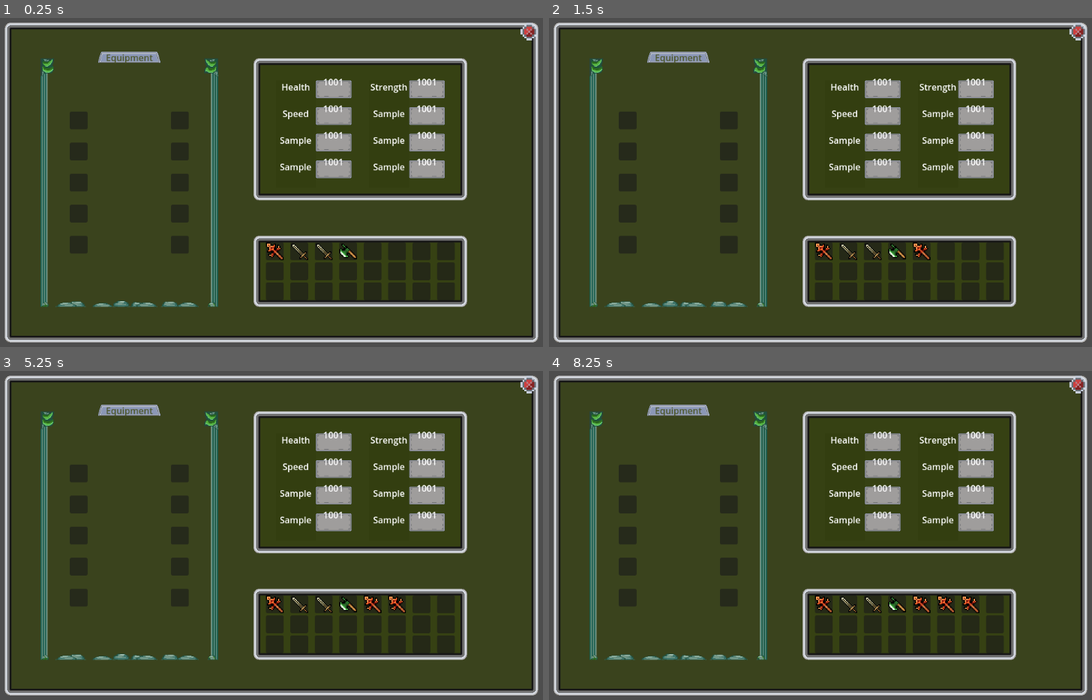
Above: before the commit, frames 1-4 (two rows, left to right).
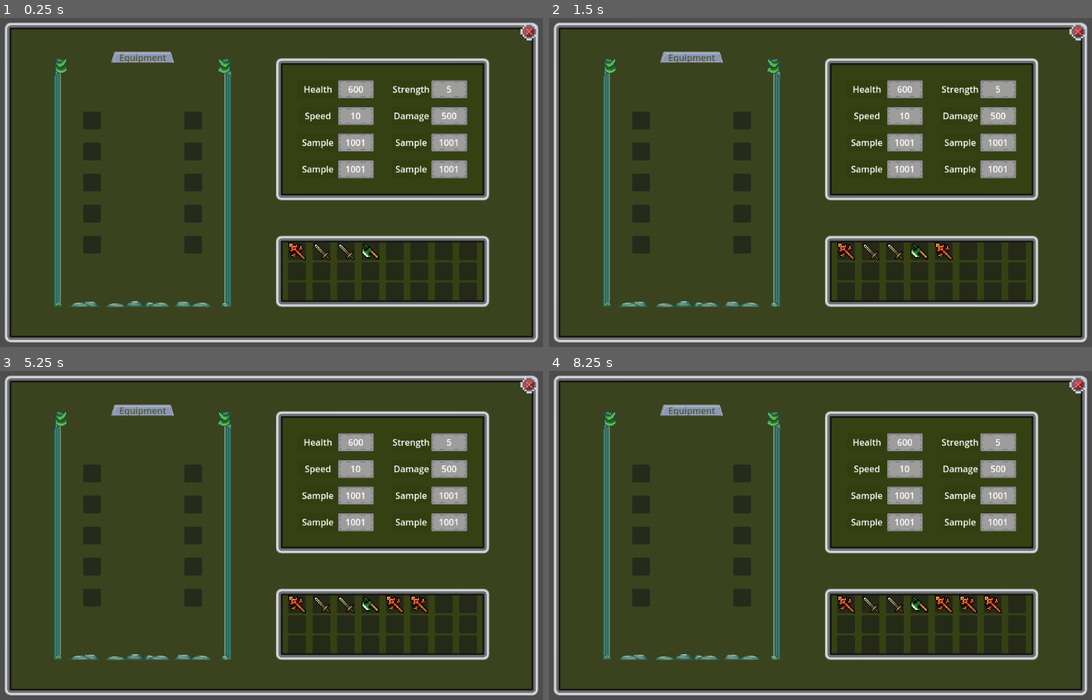
Above: after the commit, the same moments.

Repository: JosiahKey/redux
Game: Godot game, scene res://gui_v0.1/GUI.tscn
Same seed, same stepped clock (60 frames per second), same inputs: the game is played once before the commit and once after it. This scene is started directly instead of the project's main scene.
Inputs:
- Up to frame 1 (0.25 s): no input
- Up to frame 2 (1.5 s): tap Enter (ui_accept) at 0.5, 0.77, 1.25 s; hold Right (ui_right) 0.53-1.28 s; hold Down (ui_down) from 1.28 s (still down)
- Up to frame 3 (5.25 s): tap Enter (ui_accept) at 1.52, 2, 2.75, 3.02, 3.5, 3.77, 4.25, 4.52 s; release Down (ui_down) at 2.03 s; hold Right (ui_right) 2.03-2.78 s; hold Up (ui_up) 2.78-3.53 s; hold Left (ui_left) 3.53-5.03 s; hold Down (ui_down) from 5.03 s (still down)
- Up to frame 4 (8.25 s): release Down (ui_down) at 5.78 s; hold Right (ui_right) 5.78-6.53 s; tap Enter (ui_accept) at 6.02, 6.77, 7.52 s; hold Up (ui_up) 6.53-7.28 s; hold Right (ui_right) 7.28-8.03 s; hold Down (ui_down) from 8.03 s (still down)

The runs differ from the first frame. In frame 1, 16% of the frame differs, in the area x 7-91%, y 10-88%; in frame 2, 16%; in frame 3, 16%; in frame 4, 16%.
Error before the commit: Invalid call. Nonexistent function 'get_stat_labels' in base 'Nil'. (res://gui_v0.1/Scripts/stat_manager.gd:15)

Commit message:
stat_manager.gd
established relationships between ui elements and character sheet stats

Diff:
--- a/random_tree_thing/Scenes/Room.gd
+++ b/generated_tree_map/Scenes/Room.gd
@@ -5,8 +5,8 @@
 var lateral = 0
 var coord: Vector2 = Vector2(0,0)
 var global_coord: Vector2
-var texture_norm = load("res://random_tree_thing/Tilesets/img_src/room_open.png")
-var texture_dis = load("res://random_tree_thing/Tilesets/img_src/room_closed.png")
+var texture_norm = load("res://generated_tree_map/Tilesets/img_src/room_open.png")
+var texture_dis = load("res://generated_tree_map/Tilesets/img_src/room_closed.png")
 var world_data: PackedScene
 var connections: Array[Vector2] = []
 var is_accessable: bool = false
@@ -14,7 +14,7 @@
 
 func random_map() -> PackedScene:
 	#randi_range()
-	return load("res://random_tree_thing/Scenes/debug_level.tscn")
+	return load("res://generated_tree_map/Scenes/debug_level.tscn")
 
 func _init(rm: Vector2) -> void:
 	self.disabled = true
--- a/random_tree_thing/Scenes/brute_force/mazemap.tscn
+++ b/generated_tree_map/Scenes/brute_force/mazemap.tscn
@@ -1,9 +1,9 @@
 [gd_scene load_steps=5 format=3 uid="uid://di54anvkf0anp"]
 
-[ext_resource type="Script" path="res://random_tree_thing/Scenes/brute_force/mazemap.gd" id="1_d35cy"]
-[ext_resource type="Texture2D" uid="uid://wffgbcniae5l" path="res://random_tree_thing/Tilesets/img_src/skyrock2.0.png" id="2_eaql8"]
-[ext_resource type="PackedScene" uid="uid://bkj8g6loljknq" path="res://random_tree_thing/Scenes/player/player.tscn" id="3_afm53"]
-[ext_resource type="TileSet" uid="uid://cn8c3261w5dmc" path="res://random_tree_thing/Tilesets/hills.tres" id="3_w4ygn"]
+[ext_resource type="Script" uid="uid://cyumvqga5l8fx" path="res://generated_tree_map/Scenes/brute_force/mazemap.gd" id="1_d35cy"]
+[ext_resource type="Texture2D" uid="uid://wffgbcniae5l" path="res://generated_tree_map/Tilesets/img_src/skyrock2.0.png" id="2_eaql8"]
+[ext_resource type="PackedScene" uid="uid://bkj8g6loljknq" path="res://generated_tree_map/Scenes/player/player.tscn" id="3_afm53"]
+[ext_resource type="TileSet" uid="uid://cn8c3261w5dmc" path="res://generated_tree_map/Tilesets/hills.tres" id="3_w4ygn"]
 
 [node name="Mazemap" type="Node2D"]
 script = ExtResource("1_d35cy")
--- a/random_tree_thing/Scenes/debug_level.tscn
+++ b/generated_tree_map/Scenes/debug_level.tscn
@@ -1,6 +1,6 @@
 [gd_scene load_steps=3 format=4 uid="uid://cij40x2eyrpcs"]
 
-[ext_resource type="TileSet" uid="uid://bdwmy06vfa7ex" path="res://random_tree_thing/Tilesets/Generic_Tile_Set.tres" id="1_138g1"]
+[ext_resource type="TileSet" uid="uid://bdwmy06vfa7ex" path="res://generated_tree_map/Tilesets/Generic_Tile_Set.tres" id="1_138g1"]
 [ext_resource type="PackedScene" uid="uid://bw8buyqe8v4p7" path="res://player_map_move_anima_colis/Scenes/player.tscn" id="2_03gro"]
 
 [node name="debug_level" type="Node2D"]
--- a/random_tree_thing/Scenes/room_map.gd
+++ b/generated_tree_map/Scenes/room_map.gd
@@ -5,7 +5,7 @@
 
 @onready var master_ref = $master_layout
 @onready var world_ref = $World
-@onready var tier_scene = preload("res://random_tree_thing/Scenes/tiers.tscn")
+@onready var tier_scene = preload("res://generated_tree_map/Scenes/tiers.tscn")
 var test_layout: Array[Vector2] = [
 	Vector2(0,0),
 	Vector2(1,0),Vector2(1,1),Vector2(1,2),
--- a/random_tree_thing/Scenes/room_map.tscn
+++ b/generated_tree_map/Scenes/room_map.tscn
@@ -1,6 +1,6 @@
 [gd_scene load_steps=2 format=3 uid="uid://cm6b7y0lxjtx3"]
 
-[ext_resource type="Script" path="res://random_tree_thing/Scenes/room_map.gd" id="1_g6y5g"]
+[ext_resource type="Script" uid="uid://dgflagcluj45o" path="res://generated_tree_map/Scenes/room_map.gd" id="1_g6y5g"]
 
 [node name="room_map" type="Node2D"]
 script = ExtResource("1_g6y5g")
--- a/random_tree_thing/Tilesets/paint_test_tiles.tres
+++ b/generated_tree_map/Tilesets/paint_test_tiles.tres
@@ -1,6 +1,6 @@
 [gd_resource type="TileSet" load_steps=3 format=3 uid="uid://bpu31ngn6scap"]
 
-[ext_resource type="Texture2D" uid="uid://oikf753msjfr" path="res://random_tree_thing/Tilesets/img_src/paint_test.png" id="1_yunqp"]
+[ext_resource type="Texture2D" uid="uid://oikf753msjfr" path="res://generated_tree_map/Tilesets/img_src/paint_test.png" id="1_yunqp"]
 
 [sub_resource type="TileSetAtlasSource" id="TileSetAtlasSource_810hy"]
 texture = ExtResource("1_yunqp")
--- a/gui_v0.1/GUI.tscn
+++ b/gui_v0.1/GUI.tscn
@@ -1,29 +1,37 @@
-[gd_scene load_steps=13 format=3 uid="uid://b5oqm5bsmnub4"]
-
-[ext_resource type="Script" path="res://gui_v0.1/Scripts/gui.gd" id="1_gacmr"]
+[gd_scene load_steps=17 format=3 uid="uid://b5oqm5bsmnub4"]
+
+[ext_resource type="Script" uid="uid://bpffm7gyjmf8a" path="res://gui_v0.1/Scripts/gui.gd" id="1_gacmr"]
+[ext_resource type="Script" uid="uid://njs0puwc56tu" path="res://gui_v0.1/Scripts/stat_manager.gd" id="2_etcvt"]
 [ext_resource type="Texture2D" uid="uid://bv2dkupvewovd" path="res://gui_v0.1/Assets/main_panel_2.png" id="4_lhedw"]
 [ext_resource type="Texture2D" uid="uid://oq3aek8koij2" path="res://gui_v0.1/Assets/x_normal.png" id="5_3bdr1"]
 [ext_resource type="Texture2D" uid="uid://bq0q3847gwgd4" path="res://gui_v0.1/Assets/x_pressed.png" id="6_nawqr"]
 [ext_resource type="Texture2D" uid="uid://c2dacj33vfcyo" path="res://gui_v0.1/Assets/x_hover.png" id="7_ioo3w"]
 [ext_resource type="Texture2D" uid="uid://naqv6e3xpnt1" path="res://gui_v0.1/Assets/x_disabled.png" id="8_3c0ky"]
-[ext_resource type="PackedScene" uid="uid://1nyyqt37d4i0" path="res://gui_v0.1/scenes/equip_panel.tscn" id="9_2wia0"]
+[ext_resource type="Texture2D" uid="uid://cgcb4la00i86i" path="res://gui_v0.1/Assets/equipment_panel_wow.png" id="8_vimaw"]
 [ext_resource type="PackedScene" uid="uid://d4fs67c6gbivw" path="res://gui_v0.1/scenes/Inventory_Panel.tscn" id="9_3xo2u"]
+[ext_resource type="Script" uid="uid://cshxdi1qw1ouq" path="res://gui_v0.1/Scripts/equip_panel.gd" id="9_nf6yx"]
 [ext_resource type="Resource" uid="uid://btu1jbnpa1d" path="res://gui_v0.1/Resources/spear.tres" id="10_jfh37"]
+[ext_resource type="Texture2D" uid="uid://ckemv8mgsbvjc" path="res://gui_v0.1/Assets/title.png" id="10_lfyeo"]
 [ext_resource type="PackedScene" uid="uid://7fcicef1nrb" path="res://gui_v0.1/scenes/stat_panel.tscn" id="10_m1ijt"]
+[ext_resource type="Script" uid="uid://vndj5h8b170a" path="res://gui_v0.1/Scripts/InventorySlot.gd" id="11_motxs"]
 [ext_resource type="Resource" uid="uid://cpcvf6xjhd3w" path="res://gui_v0.1/Resources/sword.tres" id="11_rsy16"]
 [ext_resource type="Resource" uid="uid://ctrxo02wphghg" path="res://gui_v0.1/Resources/axe.tres" id="12_ry7mw"]
 
 [node name="GUI" type="CanvasLayer"]
 script = ExtResource("1_gacmr")
 
-[node name="MenuRect" type="NinePatchRect" parent="."]
+[node name="Stat_Manager" type="Node2D" parent="."]
+script = ExtResource("2_etcvt")
+
+[node name="MenuRect" type="NinePatchRect" parent="Stat_Manager"]
+custom_minimum_size = Vector2(960, 576)
 anchors_preset = 15
 anchor_right = 1.0
 anchor_bottom = 1.0
 offset_left = 64.0
 offset_top = 64.0
-offset_right = -56.0
-offset_bottom = -80.0
+offset_right = 1024.0
+offset_bottom = 640.0
 grow_horizontal = 2
 grow_vertical = 2
 size_flags_horizontal = 4
@@ -35,7 +43,7 @@
 patch_margin_right = 20
 patch_margin_bottom = 12
 
-[node name="MenuClose" type="TextureButton" parent="MenuRect"]
+[node name="MenuClose" type="TextureButton" parent="Stat_Manager/MenuRect"]
 texture_filter = 1
 layout_mode = 1
 anchors_preset = 1
@@ -50,34 +58,170 @@
 texture_disabled = ExtResource("8_3c0ky")
 stretch_mode = 0
 
-[node name="Equip_Panel" parent="MenuRect" instance=ExtResource("9_2wia0")]
+[node name="Equip_Panel" type="NinePatchRect" parent="Stat_Manager/MenuRect"]
+custom_minimum_size = Vector2(320, 448)
 layout_mode = 0
-offset_left = 64.0
+offset_left = 88.0
 offset_top = 64.0
-offset_right = 384.0
+offset_right = 408.0
 offset_bottom = 512.0
-grow_horizontal = 1
-grow_vertical = 1
+texture = ExtResource("8_vimaw")
+region_rect = Rect2(0, 0, 192, 192)
+patch_margin_left = 25
+patch_margin_top = 36
+patch_margin_right = 25
+patch_margin_bottom = 36
+script = ExtResource("9_nf6yx")
+
+[node name="NinePatchRect" type="NinePatchRect" parent="Stat_Manager/MenuRect/Equip_Panel"]
+layout_mode = 1
+anchors_preset = 5
+anchor_left = 0.5
+anchor_right = 0.5
+offset_left = -56.0
+offset_top = -12.0
+offset_right = 56.0
+offset_bottom = 8.0
+grow_horizontal = 2
+texture = ExtResource("10_lfyeo")
+region_rect = Rect2(0, 2, 32, 14)
+patch_margin_left = 8
+patch_margin_top = 4
+patch_margin_right = 8
+patch_margin_bottom = 2
 metadata/_edit_lock_ = true
 
-[node name="Stat_Panel" parent="MenuRect" instance=ExtResource("10_m1ijt")]
+[node name="Label" type="Label" parent="Stat_Manager/MenuRect/Equip_Panel/NinePatchRect"]
+layout_mode = 1
+anchors_preset = 8
+anchor_left = 0.5
+anchor_top = 0.5
+anchor_right = 0.5
+anchor_bottom = 0.5
+offset_left = -20.0
+offset_top = -11.5
+offset_right = 20.0
+offset_bottom = 11.5
+grow_horizontal = 2
+grow_vertical = 2
+theme_override_colors/font_color = Color(0.300985, 0.33972, 0.161804, 1)
+text = "Equipment"
+metadata/_edit_lock_ = true
+
+[node name="GridContainer" type="GridContainer" parent="Stat_Manager/MenuRect/Equip_Panel"]
+layout_mode = 1
+anchors_preset = 8
+anchor_left = 0.5
+anchor_top = 0.5
+anchor_right = 0.5
+anchor_bottom = 0.5
+offset_left = -38.0
+offset_top = -98.0
+offset_right = 38.0
+offset_bottom = 98.0
+grow_horizontal = 2
+grow_vertical = 2
+theme_override_constants/h_separation = 150
+theme_override_constants/v_separation = 24
+columns = 2
+metadata/_edit_lock_ = true
+
+[node name="Head1" type="PanelContainer" parent="Stat_Manager/MenuRect/Equip_Panel/GridContainer"]
+custom_minimum_size = Vector2(32, 32)
+layout_mode = 2
+script = ExtResource("11_motxs")
+
+[node name="Head2" type="PanelContainer" parent="Stat_Manager/MenuRect/Equip_Panel/GridContainer"]
+custom_minimum_size = Vector2(32, 32)
+layout_mode = 2
+script = ExtResource("11_motxs")
+
+[node name="Chest1" type="PanelContainer" parent="Stat_Manager/MenuRect/Equip_Panel/GridContainer"]
+custom_minimum_size = Vector2(32, 32)
+layout_mode = 2
+script = ExtResource("11_motxs")
+type = 2
+
+[node name="Chest2" type="PanelContainer" parent="Stat_Manager/MenuRect/Equip_Panel/GridContainer"]
+custom_minimum_size = Vector2(32, 32)
+layout_mode = 2
+script = ExtResource("11_motxs")
+type = 2
+
+[node name="Arm1" type="PanelContainer" parent="Stat_Manager/MenuRect/Equip_Panel/GridContainer"]
+custom_minimum_size = Vector2(32, 32)
+layout_mode = 2
+script = ExtResource("11_motxs")
+type = 1
+
+[node name="Arm2" type="PanelContainer" parent="Stat_Manager/MenuRect/Equip_Panel/GridContainer"]
+custom_minimum_size = Vector2(32, 32)
+layout_mode = 2
+script = ExtResource("11_motxs")
+type = 1
+
+[node name="Waist1" type="PanelContainer" parent="Stat_Manager/MenuRect/Equip_Panel/GridContainer"]
+custom_minimum_size = Vector2(32, 32)
+layout_mode = 2
+script = ExtResource("11_motxs")
+type = 3
+
+[node name="Waist2" type="PanelContainer" parent="Stat_Manager/MenuRect/Equip_Panel/GridContainer"]
+custom_minimum_size = Vector2(32, 32)
+layout_mode = 2
+script = ExtResource("11_motxs")
+type = 3
+
+[node name="Leg1" type="PanelContainer" parent="Stat_Manager/MenuRect/Equip_Panel/GridContainer"]
+custom_minimum_size = Vector2(32, 32)
+layout_mode = 2
+script = ExtResource("11_motxs")
+type = 4
+
+[node name="Leg2" type="PanelContainer" parent="Stat_Manager/MenuRect/Equip_Panel/GridContainer"]
+custom_minimum_size = Vector2(32, 32)
+layout_mode = 2
+script = ExtResource("11_motxs")
+type = 4
+
+[node name="Stat_Panel" parent="Stat_Manager/MenuRect" instance=ExtResource("10_m1ijt")]
 layout_mode = 0
 anchors_preset = 0
 anchor_right = 0.0
 anchor_bottom = 0.0
-offset_left = 448.0
+offset_left = 488.0
 offset_top = 64.0
-offset_right = 832.0
+offset_right = 872.0
 offset_bottom = 320.0
 grow_horizontal = 1
 grow_vertical = 1
 
-[node name="Inventory_Panel" parent="MenuRect" instance=ExtResource("9_3xo2u")]
-layout_mode = 1
-offset_left = 448.0
+[node name="Inventory_Panel" parent="Stat_Manager/MenuRect" instance=ExtResource("9_3xo2u")]
+layout_mode = 1
+offset_left = 488.0
 offset_top = 384.0
-offset_right = -128.0
-offset_bottom = -64.0
+offset_right = 872.0
+offset_bottom = 512.0
 itemsLoad = Array[Resource]([ExtResource("10_jfh37"), ExtResource("11_rsy16"), ExtResource("11_rsy16"), ExtResource("12_ry7mw")])
 
-[connection signal="pressed" from="MenuRect/MenuClose" to="." method="_on_menu_close_pressed"]
+[connection signal="pressed" from="Stat_Manager/MenuRect/MenuClose" to="." method="_on_menu_close_pressed"]
+[connection signal="child_entered_tree" from="Stat_Manager/MenuRect/Equip_Panel/GridContainer/Head1" to="Stat_Manager" method="_on_equip_slot_child_entered_tree"]
+[connection signal="child_exiting_tree" from="Stat_Manager/MenuRect/Equip_Panel/GridContainer/Head1" to="Stat_Manager" method="_on_equip_slot_child_exiting_tree"]
+[connection signal="child_entered_tree" from="Stat_Manager/MenuRect/Equip_Panel/GridContainer/Head2" to="Stat_Manager" method="_on_equip_slot_child_entered_tree"]
+[connection signal="child_exiting_tree" from="Stat_Manager/MenuRect/Equip_Panel/GridContainer/Head2" to="Stat_Manager" method="_on_equip_slot_child_exiting_tree"]
+[connection signal="child_entered_tree" from="Stat_Manager/MenuRect/Equip_Panel/GridContainer/Chest1" to="Stat_Manager" method="_on_equip_slot_child_entered_tree"]
+[connection signal="child_exiting_tree" from="Stat_Manager/MenuRect/Equip_Panel/GridContainer/Chest1" to="Stat_Manager" method="_on_equip_slot_child_exiting_tree"]
+[connection signal="child_entered_tree" from="Stat_Manager/MenuRect/Equip_Panel/GridContainer/Chest2" to="Stat_Manager" method="_on_equip_slot_child_entered_tree"]
+[connection signal="child_exiting_tree" from="Stat_Manager/MenuRect/Equip_Panel/GridContainer/Chest2" to="Stat_Manager" method="_on_equip_slot_child_exiting_tree"]
+[connection signal="child_entered_tree" from="Stat_Manager/MenuRect/Equip_Panel/GridContainer/Arm1" to="Stat_Manager" method="_on_equip_slot_child_entered_tree"]
+[connection signal="child_exiting_tree" from="Stat_Manager/MenuRect/Equip_Panel/GridContainer/Arm1" to="Stat_Manager" method="_on_equip_slot_child_exiting_tree"]
+[connection signal="child_entered_tree" from="Stat_Manager/MenuRect/Equip_Panel/GridContainer/Arm2" to="Stat_Manager" method="_on_equip_slot_child_entered_tree"]
+[connection signal="child_exiting_tree" from="Stat_Manager/MenuRect/Equip_Panel/GridContainer/Arm2" to="Stat_Manager" method="_on_equip_slot_child_exiting_tree"]
+[connection signal="child_entered_tree" from="Stat_Manager/MenuRect/Equip_Panel/GridContainer/Waist1" to="Stat_Manager" method="_on_equip_slot_child_entered_tree"]
+[connection signal="child_exiting_tree" from="Stat_Manager/MenuRect/Equip_Panel/GridContainer/Waist1" to="Stat_Manager" method="_on_equip_slot_child_exiting_tree"]
+[connection signal="child_entered_tree" from="Stat_Manager/MenuRect/Equip_Panel/GridContainer/Waist2" to="Stat_Manager" method="_on_equip_slot_child_entered_tree"]
+[connection signal="child_exiting_tree" from="Stat_Manager/MenuRect/Equip_Panel/GridContainer/Waist2" to="Stat_Manager" method="_on_equip_slot_child_exiting_tree"]
+[connection signal="child_entered_tree" from="Stat_Manager/MenuRect/Equip_Panel/GridContainer/Leg1" to="Stat_Manager" method="_on_equip_slot_child_entered_tree"]
+[connection signal="child_exiting_tree" from="Stat_Manager/MenuRect/Equip_Panel/GridContainer/Leg1" to="Stat_Manager" method="_on_equip_slot_child_exiting_tree"]
+[connection signal="child_entered_tree" from="Stat_Manager/MenuRect/Equip_Panel/GridContainer/Leg2" to="Stat_Manager" method="_on_equip_slot_child_entered_tree"]
+[connection signal="child_exiting_tree" from="Stat_Manager/MenuRect/Equip_Panel/GridContainer/Leg2" to="Stat_Manager" method="_on_equip_slot_child_exiting_tree"]
--- a/gui_v0.1/Resources/spear.tres
+++ b/gui_v0.1/Resources/spear.tres
@@ -9,11 +9,6 @@
 name = "spear"
 texture = ExtResource("2_srfps")
 damage_min = 2
-damage_max = 3
+damage_max = -237
 min_Strength = 2
 weight = 2
-commonMulti = 0.0
-uncommonMulti = 0.0
-rareMulti = 0.0
-epicMulti = 0.0
-legendaryMulti = 0.0
--- a/gui_v0.1/Scripts/InventorySlot.gd
+++ b/gui_v0.1/Scripts/InventorySlot.gd
@@ -11,7 +11,6 @@
 	if data is InventoryItem:
 		if type == ItemData.Type.GENERAL: #if the slot type is 'general', then drop anything if its empty
 			if get_child_count() == 0:
-				print(str(type))
 				return true
 			else: if type == data.get_parent().type:
 				return true
--- a/gui_v0.1/Scripts/ItemData.gd
+++ b/gui_v0.1/Scripts/ItemData.gd
@@ -1,7 +1,7 @@
 class_name ItemData
 extends Resource
 
-enum Type {HEAD, ARM, CHEST, WAIST, LEGS, GENERAL}
+enum Type {HEAD, CHEST, ARM, WAIST, LEGS, GENERAL}
 
 @export var is_equipped: bool
 @export var type: Type
--- a/gui_v0.1/Scripts/equip_panel.gd
+++ b/gui_v0.1/Scripts/equip_panel.gd
@@ -3,7 +3,7 @@
 
 @onready var grid_ref := $GridContainer
 
-#func _process(delta: float) -> void:
+#func _process(_delta: float) -> void:
 	#get_equipped_items()
 
 func get_equipped_items() -> Array[Variant]:
--- a/gui_v0.1/Scripts/stat_manager.gd
+++ b/gui_v0.1/Scripts/stat_manager.gd
@@ -1,6 +1,7 @@
 extends Node
 
-var stat_ui_ref: NinePatchRect
+@onready var stat_panel := $MenuRect/Stat_Panel
+@onready var equip_panel := $MenuRect/Equip_Panel
 
 var stats = {
 	"hp_max": 600,
@@ -9,31 +10,21 @@
 	"hp": 500,
 }
 
-func _ready() -> void:
-	#this is creating a race condition because the auto load is loaded before the stat panel exists
-	#to fix this the stat panel will have to initiate the update to stats on ready()
-	_update_stat_panel_labels(stat_ui_ref.get_stat_labels())
-
-func _process(delta: float) -> void:
-	pass
-
-
-func _update_stat_panel_labels(labels: Array[Label]):
-	for l in labels.size():
-		labels[l].text = str(stats[l])
-
 func get_stat(stat: String):
 	for x in stats:
 		if x == stat:
 			return stats[x]
 
-func stats_changed(hp_max: int, hp: int, stren: int, spd: int):
-	#_set_stats(hp_max,hp,stren,spd)
-	#_update_stat_panel_labels()
-	pass
+#private functions
+func _ready() -> void:
+	_update_stat_panel_labels()
 
-#private functions
-func _set_stats(hp_max: int, hp: int, stren: int, spd: int):
+func _update_stat_panel_labels():
+	var labels: Array[Label] = stat_panel.get_stat_labels()
+	for l in labels.size():
+		labels[l].text = str(stats.values()[l])
+
+func _set_stats(hp_max: int, stren: int, spd: int, hp: int):
 	stats["hp_max"] += hp_max
 	if stats["hp"] + hp > stats["hp_max"]:
 		stats["hp"] = stats["hp_max"]
@@ -41,7 +32,15 @@
 		stats["hp"] += hp
 	stats["strength"] += stren
 	stats["speed"] += spd
+	_update_stat_panel_labels()
 
 func _calculate_damage() -> Vector2:
 
 	return Vector2(0,0)
+
+func _on_equip_slot_child_entered_tree(node: Node) -> void:
+	_set_stats(0,0,node.data.damage_max,0)
+
+
+func _on_equip_slot_child_exiting_tree(node: Node) -> void:
+	_set_stats(0,0,-node.data.damage_max,0)
--- a/gui_v0.1/Scripts/stat_panel.gd
+++ b/gui_v0.1/Scripts/stat_panel.gd
@@ -3,7 +3,7 @@
 
 var _stat_labels :Array[Label]
 
-func _init() -> void:
+func _ready() -> void:
 	_stat_labels.append(%Health_Points_Stat_Label/stat_num)
 	_stat_labels.append(%Strength_Stat_Label/stat_num)
 	_stat_labels.append(%Speed_Stat_Label/stat_num)
@@ -14,4 +14,4 @@
 	return _stat_labels
 
 func set_stat_labels(values: Array[String]):
-	pass
+	values = values
--- a/gui_v0.1/scenes/Inventory_Panel.tscn
+++ b/gui_v0.1/scenes/Inventory_Panel.tscn
@@ -1,19 +1,14 @@
 [gd_scene load_steps=5 format=3 uid="uid://d4fs67c6gbivw"]
 
 [ext_resource type="Texture2D" uid="uid://bv2dkupvewovd" path="res://gui_v0.1/Assets/main_panel_2.png" id="1_o04eg"]
-[ext_resource type="Script" path="res://gui_v0.1/Scripts/InventoryPanel.gd" id="2_lh24k"]
+[ext_resource type="Script" uid="uid://i85djuorhtum" path="res://gui_v0.1/Scripts/InventoryPanel.gd" id="2_lh24k"]
 [ext_resource type="Resource" uid="uid://btu1jbnpa1d" path="res://gui_v0.1/Resources/spear.tres" id="3_2qxft"]
 [ext_resource type="Resource" uid="uid://cpcvf6xjhd3w" path="res://gui_v0.1/Resources/sword.tres" id="4_6l7cj"]
 
 [node name="Inventory_Panel" type="NinePatchRect"]
-anchors_preset = 15
-anchor_right = 1.0
-anchor_bottom = 1.0
-offset_top = -8.0
-offset_right = -696.0
-offset_bottom = -592.0
-grow_horizontal = 2
-grow_vertical = 2
+custom_minimum_size = Vector2(384, 128)
+offset_right = 384.0
+offset_bottom = 128.0
 texture = ExtResource("1_o04eg")
 patch_margin_left = 12
 patch_margin_top = 12
--- a/gui_v0.1/scenes/stat_field.tscn
+++ b/gui_v0.1/scenes/stat_field.tscn
@@ -29,8 +29,7 @@
 offset_bottom = 11.0
 grow_horizontal = 2
 grow_vertical = 2
-text = "1001
-"
+text = "1001"
 horizontal_alignment = 1
 vertical_alignment = 1
 metadata/_edit_lock_ = true
@@ -41,8 +40,7 @@
 layout_mode = 0
 offset_left = -72.0
 offset_bottom = 32.0
-text = "Sample
-"
+text = "Sample"
 horizontal_alignment = 1
 vertical_alignment = 1
 
--- a/gui_v0.1/scenes/stat_panel.tscn
+++ b/gui_v0.1/scenes/stat_panel.tscn
@@ -28,7 +28,7 @@
 offset_left = 112.0
 offset_top = 40.0
 offset_right = 344.0
-offset_bottom = 216.0
+offset_bottom = 232.0
 theme_override_constants/h_separation = 104
 theme_override_constants/v_separation = 16
 columns = 2
@@ -44,17 +44,17 @@
 patch_margin_bottom = 6
 
 [node name="stat_num" type="Label" parent="Stat_Grid/Health_Points_Stat_Label"]
-layout_mode = 1
-anchors_preset = 14
-anchor_top = 0.5
-anchor_right = 1.0
-anchor_bottom = 0.5
-offset_top = -12.0
-offset_bottom = 11.0
-grow_horizontal = 2
-grow_vertical = 2
-text = "1001
-"
+custom_minimum_size = Vector2(64, 32)
+layout_mode = 1
+anchors_preset = 14
+anchor_top = 0.5
+anchor_right = 1.0
+anchor_bottom = 0.5
+offset_top = -12.0
+offset_bottom = 11.0
+grow_horizontal = 2
+grow_vertical = 2
+text = "1001"
 horizontal_alignment = 1
 vertical_alignment = 1
 metadata/_edit_lock_ = true
@@ -65,8 +65,7 @@
 layout_mode = 0
 offset_left = -72.0
 offset_bottom = 32.0
-text = "Health
-"
+text = "Health"
 horizontal_alignment = 1
 vertical_alignment = 1
 
@@ -102,8 +101,7 @@
 offset_bottom = 11.0
 grow_horizontal = 2
 grow_vertical = 2
-text = "1001
-"
+text = "1001"
 horizontal_alignment = 1
 vertical_alignment = 1
 metadata/_edit_lock_ = true
@@ -114,8 +112,7 @@
 layout_mode = 0
 offset_left = -72.0
 offset_bottom = 32.0
-text = "Strength
-"
+text = "Strength"
 horizontal_alignment = 1
 vertical_alignment = 1
 
@@ -151,8 +148,7 @@
 offset_bottom = 11.0
 grow_horizontal = 2
 grow_vertical = 2
-text = "1001
-"
+text = "1001"
 horizontal_alignment = 1
 vertical_alignment = 1
 metadata/_edit_lock_ = true
@@ -163,8 +159,7 @@
 layout_mode = 0
 offset_left = -72.0
 offset_bottom = 32.0
-text = "Speed
-"
+text = "Speed"
 horizontal_alignment = 1
 vertical_alignment = 1
 
@@ -200,8 +195,7 @@
 offset_bottom = 11.0
 grow_horizontal = 2
 grow_vertical = 2
-text = "1001
-"
+text = "1001"
 horizontal_alignment = 1
 vertical_alignment = 1
 metadata/_edit_lock_ = true
@@ -212,8 +206,7 @@
 layout_mode = 0
 offset_left = -72.0
 offset_bottom = 32.0
-text = "Sample
-"
+text = "Damage"
 horizontal_alignment = 1
 vertical_alignment = 1
 
--- a/player_map_move_anima_colis/Levels/debug_level.tscn
+++ b/player_map_move_anima_colis/Levels/debug_level.tscn
@@ -1,8 +1,8 @@
 [gd_scene load_steps=4 format=4 uid="uid://phyynxjacqm"]
 
-[ext_resource type="TileSet" uid="uid://bdwmy06vfa7ex" path="res://random_tree_thing/Tilesets/Generic_Tile_Set.tres" id="1_jyu1o"]
+[ext_resource type="TileSet" uid="uid://bdwmy06vfa7ex" path="res://generated_tree_map/Tilesets/Generic_Tile_Set.tres" id="1_jyu1o"]
 [ext_resource type="PackedScene" uid="uid://bw8buyqe8v4p7" path="res://player_map_move_anima_colis/Scenes/player.tscn" id="2_eiibj"]
-[ext_resource type="Script" path="res://player_map_move_anima_colis/signals_to_autoload/add_item.gd" id="3_dsyqd"]
+[ext_resource type="Script" uid="uid://draq7s4moh8rk" path="res://player_map_move_anima_colis/signals_to_autoload/add_item.gd" id="3_dsyqd"]
 
 [node name="debug_level" type="Node2D"]
 
--- a/player_map_move_anima_colis/Tilesets/paint_test_tiles.tres
+++ b/player_map_move_anima_colis/Tilesets/paint_test_tiles.tres
@@ -1,6 +1,6 @@
 [gd_resource type="TileSet" load_steps=3 format=3 uid="uid://d1gwfk6am8jjs"]
 
-[ext_resource type="Texture2D" uid="uid://oikf753msjfr" path="res://random_tree_thing/Tilesets/img_src/paint_test.png" id="1_u1i6r"]
+[ext_resource type="Texture2D" uid="uid://oikf753msjfr" path="res://generated_tree_map/Tilesets/img_src/paint_test.png" id="1_u1i6r"]
 
 [sub_resource type="TileSetAtlasSource" id="TileSetAtlasSource_810hy"]
 texture = ExtResource("1_u1i6r")
--- a/project.godot
+++ b/project.godot
@@ -12,11 +12,7 @@
 
 config/name="Redux"
 run/main_scene="res://player_map_move_anima_colis/Levels/debug_level.tscn"
-config/features=PackedStringArray("4.3", "GL Compatibility")
-
-[autoload]
-
-StatManager="*res://gui_v0.1/Scripts/stat_manager.gd"
+config/features=PackedStringArray("4.5", "GL Compatibility")
 
 [display]
 
Not shown, added: UI_inv_item_btn_drag/Scripts/InventoryItem.gd.uid
Not shown, added: UI_inv_item_btn_drag/Scripts/InventorySlot.gd.uid
Not shown, added: UI_inv_item_btn_drag/Scripts/ItemData.gd.uid
Not shown, added: UI_inv_item_btn_drag/Scripts/gui.gd.uid
Not shown, added: elonsmaps_nextlevel/main.gd.uid
Not shown, added: elonsmaps_nextlevel/subscenes/nextlevel/next_level.gd.uid
Not shown, added: elonsmaps_nextlevel/subscenes/player/player.gd.uid
Renamed: random_tree_thing/Roboto-Medium.ttf -> generated_tree_map/Roboto-Medium.ttf
Not shown, changed: generated_tree_map/Roboto-Medium.ttf.import
Not shown, added: generated_tree_map/Scenes/Room.gd.uid
Renamed: random_tree_thing/Scenes/brute_force/mazemap.gd -> generated_tree_map/Scenes/brute_force/mazemap.gd
Not shown, added: generated_tree_map/Scenes/brute_force/mazemap.gd.uid
(and 43 more such lines)
